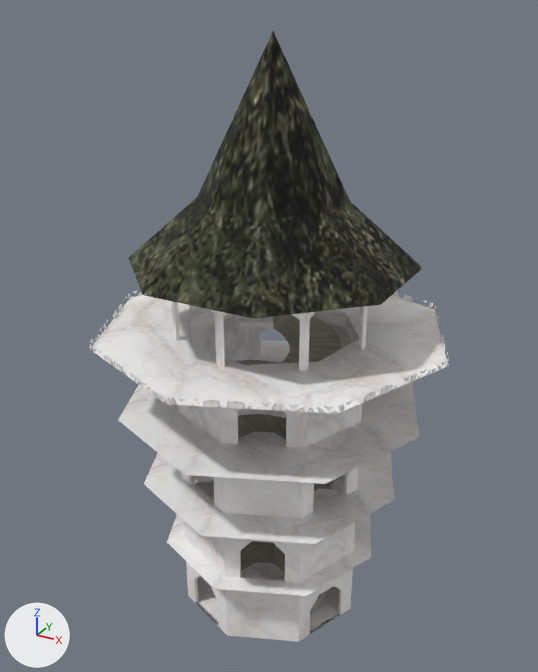
The FBX model Assets/Models/tower.fbx, before and after one commit.
One viewpoint serves both versions: a camera (50 mm lens) standing at (41.3, -75.9, 76.8) and looking at (-0.7, 0.4, 38.6). Lighting does not change. The marker at lower left points along +X, +Y and +Z. Where no turn or scale is listed for an object, it has been applied to the vertices. Vertices at the same position are counted once.

Objects in the first picture: '2nd floor', '3rd floor', '4th floor', '5th floor', 'Cone', 'Cube', 'Cylinder', 'Cylinder.001', 'Handrail', 'Plane', 'Tower', 'Tower.002'.
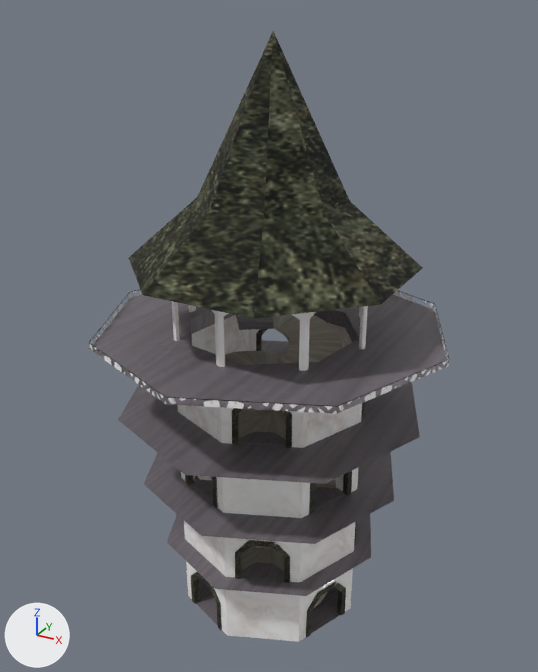
Where the change shows, as pixel boxes [x1, y1, x2, y2] in the pictures (538 x 672 px):
'Tower', surface changed
    both: [172, 301, 368, 639]
'5th floor', surface changed (white to grey)
    both: [90, 295, 448, 413]
'4th floor', surface changed
    both: [118, 340, 420, 484]
'3rd floor', surface changed
    both: [144, 452, 394, 544]
'Plane', reshaped
    before: [212, 315, 342, 609]
    after: [210, 315, 342, 609]
'2nd floor', surface changed (white to grey)
    both: [167, 514, 371, 596]
'door_frames_b', added (black)
    after: [185, 471, 352, 638]
'Tower.002', surface changed (grey to black)
    both: [196, 548, 340, 633]
'door_frames_a', added (black)
    after: [194, 329, 363, 583]
'Cube', surface changed (grey to black)
    both: [236, 315, 273, 330]
'Cylinder', deleted
    before: [238, 432, 286, 580]
'Cylinder.001', surface changed
    both: [194, 481, 214, 500]
part 1 of me_cone, surface changed
    both: [129, 31, 423, 319]

What the commit changed:
Picture 'Mat_Wood_Blue_03-256x256.png' (img_mat_wood_blue_03_256x256_png) is new.
Picture 'Mat_Stone_Black_02-256x256.png' (img_mat_stone_black_02_256x256_png) is new.
Material 'tower_floor' (mat_tower_floor) changes its picture from img_mat_marble_white_01_256x256_1_png to img_mat_wood_blue_03_256x256_png.
Material 'tower_door_drame' (mat_tower_door_drame) is new.
Its texture is img_mat_stone_black_02_256x256_png.
me_plane_001 has 964 vertices, 960 faces and spans x -8.8..8.8, y -8.8..8.8, z -0.2..40.5.
me_plane_001 is used by ob_plane; location (0.0, 0.0, -0.6).
me_plane_001 part 2: 950 of 964 vertices moved; they spanned x -8.8..8.8, y -8.8..8.8, z 0.0..40.5 and now span x -8.8..8.8, y -8.8..8.8, z 0.0..40.5; mean shift (-0.1, 0.0, 0.0); largest move (8.7, 1.4, 19.6) -> (-8.7, -1.3, 19.6).
me_cone is used by ob_cone; location (0.0, 0.0, 48.6).
me_cone had 29 vertices, 33 faces and spanned x -16.6..16.6, y -16.6..16.6, z 0.0..26.0.
me_cone now has 62 vertices, 81 faces and spans x -16.6..16.6, y -16.6..16.6, z 0.0..26.0.
me_cone part 1: 31 kept faces spanning x -16.6..16.6, y -16.6..16.6, z 0.0..26.0 get new texture (UV) coordinates.
Mesh me_cylinder_016_1 is new.
It has 312 vertices, 224 faces and spans x -0.487..0.487, y -0.487..0.487, z 0.0..1.081.
It uses material mat_tower_door_drame (picture img_mat_stone_black_02_256x256_png).
Mesh me_cylinder_014_1 is new.
It has 312 vertices, 224 faces and spans x -0.487..0.487, y -0.487..0.487, z 0.0..1.065.
It uses material mat_tower_door_drame (picture img_mat_stone_black_02_256x256_png).
Object 'Cylinder' (ob_cylinder) is deleted.
Object 'door_frames_a' (ob_door_frames_a) is new; it shows me_cylinder_016_1.
Its location is (0.0, 0.0, 9.5).
Its rotation in degrees is (0, 0, 45).
Its scale is (25.0, 25.0, 25.0).
Object 'door_frames_b' (ob_door_frames_b) is new; it shows me_cylinder_014_1.
Its location is (0.0, 0.0, 0.0).
Its scale is (25.0, 25.0, 25.0).
